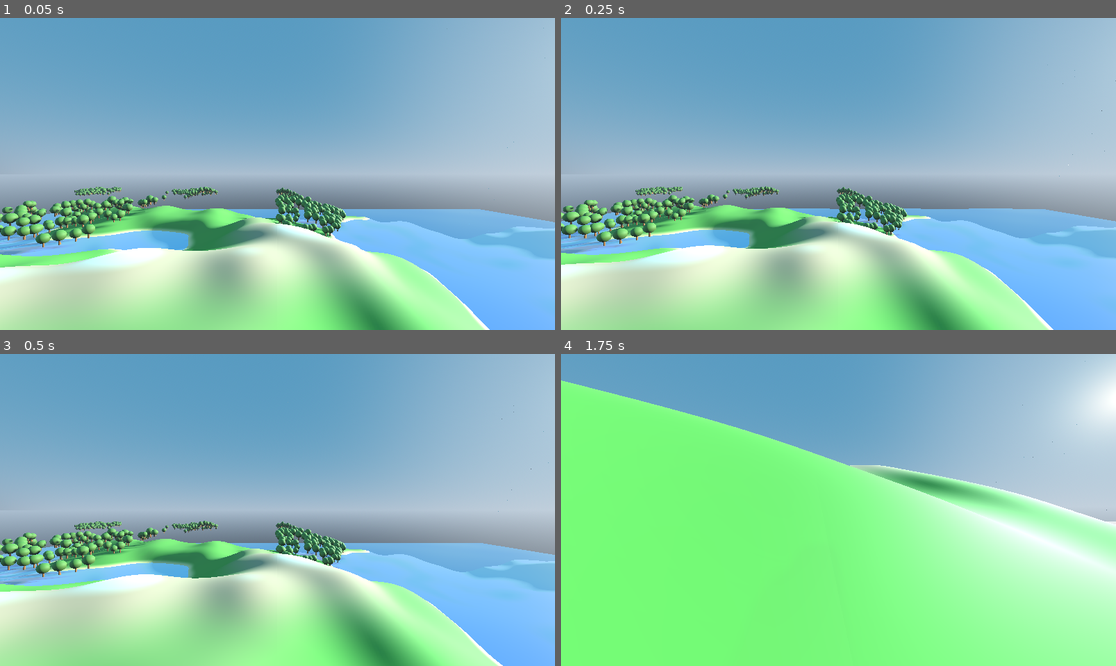
Above: before the commit, frames 1-4 (two rows, left to right).
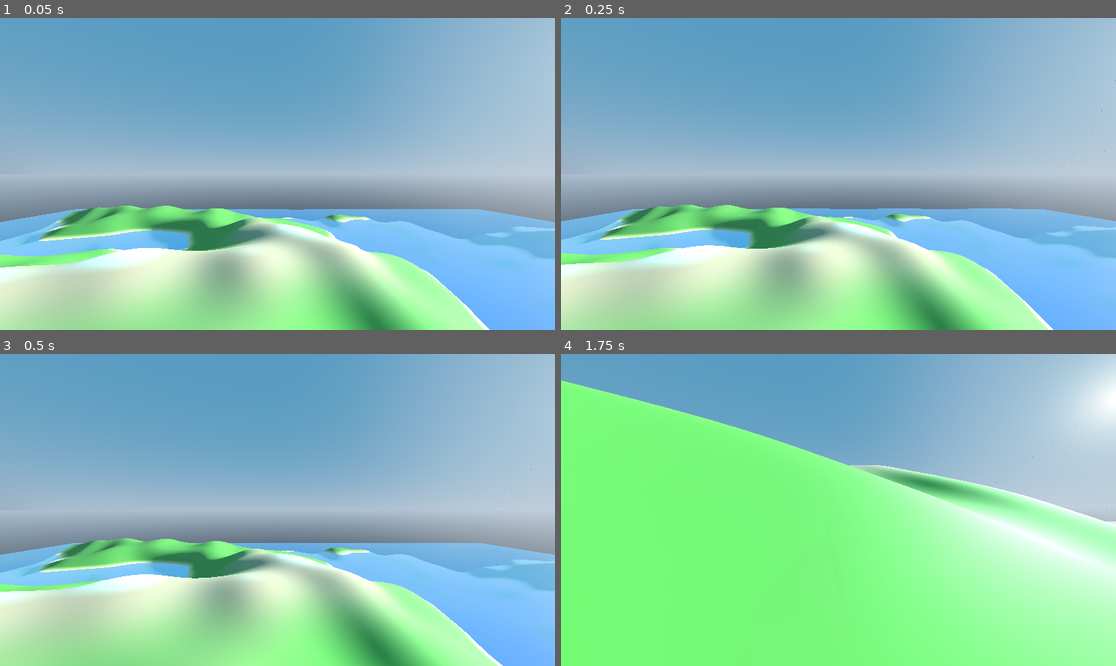
Above: after the commit, the same moments.

Repository: nialljmiller/WonkyLands
Game: Godot game, scene res://terrain_generator.tscn
The game is run twice, just before and just after one commit, with the same random seed, the same clock (stepped at 60 frames per second) and the same inputs.
Inputs (mouse positions are in pixels of both pictures, inside the frame that each line leads up to):
- Up to frame 1 (0.05 s): no input
- Up to frame 2 (0.25 s): no input
- Up to frame 3 (0.5 s): no input
- Up to frame 4 (1.75 s): tap Enter (ui_accept) at 0.5, 0.77, 1.52 s; move the mouse to (866, 510) at 0.52 s; hold Up (ui_up) from 0.53 s (still down); move the mouse to (810, 510) at 1.27 s

The runs differ from the first frame. In frame 1, 3.8% of the frame differs, in the area x 0-63%, y 54-77%; in frame 2, 3.8%; in frame 3, 3.6%; in frame 4, nothing differs.

Commit message:
auto update

Diff:
--- a/TerrainGenerator.gd
+++ b/TerrainGenerator.gd
@@ -30,30 +30,6 @@
 var loaded_chunks = {}  # Dictionary to store active chunks
 var current_chunk = Vector2.ZERO  # Current chunk the player is in
 var tree_system = null
-
-# In the _ready() function, add initialization of the tree system
-func initialize_tree_system():
-	if enable_trees:
-		# Create tree system node
-		tree_system = load("res://TreeSystem.gd").new()
-		tree_system.name = "TreeSystem"
-		tree_system.tree_density = tree_density
-		tree_system.terrain_generator = self  # Pass reference to self
-
-		# Add to scene
-		add_child(tree_system)
-
-# Initialize astronomical system
-func initialize_astronomical_system():
-	if enable_astronomical_system:
-		# Create astronomical system node
-		astronomical_system = load("res://AstronomicalSystem.gd").new()
-		astronomical_system.name = "AstronomicalSystem"
-		astronomical_system.day_length = day_length
-		astronomical_system.start_time = start_time
-
-		# Add to scene
-		add_child(astronomical_system)
 
 # Biome types
 enum BiomeType {
@@ -64,7 +40,6 @@
 	VOLCANIC_WASTELAND
 }
 
-# Update the _ready() function to call initialize_astronomical_system()
 func _ready():
 	# Setup noise generator
 	noise.seed = randi()
@@ -76,7 +51,7 @@
 	biome_noise.fractal_octaves = 3
 	biome_noise.frequency = 0.01
 
-	# Initialize astronomical system (replacing add_celestial_elements and add_sky_environment)
+	# Initialize astronomical system first
 	if enable_astronomical_system:
 		initialize_astronomical_system()
 	else:
@@ -84,24 +59,29 @@
 		add_sky_environment()
 		add_celestial_elements()
 
-	# Initialize water system
+	# Initialize water system (before terrain)
 	if enable_water:
 		initialize_water_system()
 
-	# Initialize tree system
-	if enable_trees:
-		initialize_tree_system()
-
 	# Add player to scene
-
-	# Generate initial chunks
+	add_player_to_scene()
+
+	# Generate initial terrain chunks BEFORE tree system
 	var initial_position = Vector3.ZERO
 	if has_node("Player"):
 		initial_position = $Player.global_position
 	update_terrain_chunks(initial_position)
-	add_player_to_scene()
-
-# In the _process function, add updating of tree chunks
+
+	# Initialize tree system AFTER terrain is generated
+	if enable_trees:
+		# Create a timer to delay tree system initialization
+		var timer = Timer.new()
+		timer.one_shot = true
+		timer.wait_time = 0.5  # Short delay to ensure terrain loads first
+		timer.autostart = true
+		add_child(timer)
+		timer.timeout.connect(func(): initialize_tree_system())
+
 func _process(delta):
 	# Check if player exists
 	var player = get_node_or_null("Player")
@@ -116,22 +96,51 @@
 		# If player moved to a new chunk, update visible chunks
 		if player_chunk != current_chunk:
 			current_chunk = player_chunk
+
+			# Update terrain chunks FIRST
 			update_terrain_chunks(player_pos)
 
-			# Update water chunks if water system is enabled
+			# Update water chunks AFTER terrain
 			if enable_water and water_system:
 				water_system.update_water_chunks(player_pos, view_distance, chunk_size)
 
-			# Update tree chunks if tree system is enabled
+			# Update tree chunks LAST, after terrain is updated
 			if enable_trees and tree_system:
 				tree_system.update_tree_chunks(player_pos, view_distance, chunk_size)
 
+# Initialize tree system
+func initialize_tree_system():
+	if enable_trees:
+		# Create tree system node
+		tree_system = load("res://TreeSystem.gd").new()
+		tree_system.name = "TreeSystem"
+		tree_system.tree_density = tree_density
+		tree_system.terrain_generator = self  # Pass reference to self
+
+		# Add to scene
+		add_child(tree_system)
+
+		# Update tree chunks only after system is initialized and terrain exists
+		var player_pos = Vector3.ZERO
+		if has_node("Player"):
+			player_pos = $Player.global_position
+		tree_system.update_tree_chunks(player_pos, view_distance, chunk_size)
+
+# Initialize astronomical system
+func initialize_astronomical_system():
+	if enable_astronomical_system:
+		# Create astronomical system node
+		astronomical_system = load("res://AstronomicalSystem.gd").new()
+		astronomical_system.name = "AstronomicalSystem"
+		astronomical_system.day_length = day_length
+		astronomical_system.start_time = start_time
+
+		# Add to scene
+		add_child(astronomical_system)
 
 func initialize_water_system():
 	# Create water system node
 	water_system = load("res://WaterSystem.gd").new()
-	# Try using a direct instance instead of loading
-	# water_system = preload("res://WaterSystem.gd").new()
 	water_system.name = "WaterSystem"
 	water_system.water_level = water_level
 	water_system.water_chunk_size = chunk_size
@@ -145,19 +154,6 @@
 		player_pos = $Player.global_position
 	water_system.update_water_chunks(player_pos, view_distance, chunk_size)
 
-
-# Creates some demo water features
-func create_demo_water_features():
-	# Example: Create a river from high elevation to low
-	var start_pos = Vector3(0, 15, 0)
-	var end_pos = Vector3(100, water_level, 100)
-	water_system.create_river(start_pos, end_pos, 10.0)
-
-	# Create a waterfall where the river drops off
-	var waterfall_pos = Vector3(50, 10, 50)
-	var waterfall_height = 15.0
-	water_system.create_waterfall(waterfall_pos, waterfall_height, 8.0)
-
 # Updates which terrain chunks are visible based on player position
 func update_terrain_chunks(player_pos: Vector3):
 	var center_chunk_x = floor(player_pos.x / chunk_size)
@@ -205,8 +201,8 @@
 
 	# Determine dominant biome for this chunk
 	var chunk_center = Vector2(
-		world_pos_x + chunk_size/2.0,
-		world_pos_z + chunk_size/2.0
+		world_pos_x + chunk_size/2,
+		world_pos_z + chunk_size/2
 	)
 	var dominant_biome = determine_biome(chunk_center)
 
@@ -258,7 +254,7 @@
 	# Add mesh to chunk
 	chunk_node.add_child(mesh_instance)
 
-	# Add collision
+	# Add collision BEFORE placing trees
 	add_chunk_collision(chunk_node, mesh)
 
 	# Apply biome-based texturing
@@ -267,9 +263,7 @@
 	# Store chunk in dictionary
 	loaded_chunks[chunk_pos] = chunk_node
 
-	if enable_trees and tree_system:
-		var chunk_biome = determine_biome(chunk_center)
-		tree_system.place_trees_in_chunk(chunk_node, chunk_pos, chunk_biome)
+	# DO NOT place trees here anymore - we'll do that after all terrain chunks are loaded
 
 # Removes a chunk that's outside the view distance
 func remove_terrain_chunk(chunk_pos: Vector2):
@@ -382,9 +376,6 @@
 				adjusted_height -= 10
 
 	return adjusted_height
-
-
-
 
 # Apply biome-based texturing to a mesh instance
 func apply_biome_texturing(mesh_instance: MeshInstance3D, biome_type: int):
@@ -633,55 +624,3 @@
 		camera = Camera3D.new()
 		camera.position = Vector3(0, 0.7, 0)
 		player.add_child(camera)
-
-
-		# Add to TerrainGenerator.gd
-func get_biome_blend_factors(world_position: Vector2) -> Dictionary:
-	# Get noise values
-	var biome_value = biome_noise.get_noise_2d(world_position.x * biome_scale, world_position.y * biome_scale)
-	var temp_noise = (world_position.y * 0.001) + biome_noise.get_noise_2d(world_position.x * biome_scale * 0.5, world_position.y * biome_scale * 0.5) * 0.5
-	var elevation_noise = noise.get_noise_2d(world_position.x * biome_scale * 2, world_position.y * biome_scale * 2)
-	var moisture_noise = biome_noise.get_noise_2d(world_position.x * biome_scale * 1.5, world_position.y * biome_scale * 1.5)
-
-	# Initialize blend factors for each biome
-	var blend_factors = {
-		BiomeType.TEMPERATE_FOREST: 0.0,
-		BiomeType.DESERT: 0.0,
-		BiomeType.SNOWY_MOUNTAINS: 0.0,
-		BiomeType.TROPICAL_JUNGLE: 0.0,
-		BiomeType.VOLCANIC_WASTELAND: 0.0
-	}
-
-	# Calculate blend factors based on noise values with smooth transitions
-	# Volcanic areas
-	var volcanic_factor = smoothstep(0.6, 0.8, biome_value) * smoothstep(0.3, 0.5, elevation_noise)
-	blend_factors[BiomeType.VOLCANIC_WASTELAND] = volcanic_factor
-
-	# Snow mountains
-	var snow_factor = smoothstep(-0.4, -0.2, temp_noise) * smoothstep(0.1, 0.3, elevation_noise)
-	blend_factors[BiomeType.SNOWY_MOUNTAINS] = snow_factor * (1.0 - volcanic_factor)
-
-	# Desert
-	var desert_factor = smoothstep(0.2, 0.4, temp_noise) * smoothstep(-0.3, -0.1, moisture_noise)
-	blend_factors[BiomeType.DESERT] = desert_factor * (1.0 - volcanic_factor) * (1.0 - snow_factor)
-
-	# Tropical jungle
-	var jungle_factor = smoothstep(0.1, 0.3, temp_noise) * smoothstep(0.1, 0.3, moisture_noise)
-	blend_factors[BiomeType.TROPICAL_JUNGLE] = jungle_factor * (1.0 - volcanic_factor) * (1.0 - snow_factor) * (1.0 - desert_factor)
-
-	# Temperate forest (default biome)
-	blend_factors[BiomeType.TEMPERATE_FOREST] = max(0.0, 1.0 - volcanic_factor - snow_factor - desert_factor - jungle_factor)
-
-	# Normalize factors to ensure they sum to 1.0
-	var total = 0.0
-	for biome in blend_factors:
-		total += blend_factors[biome]
-
-	if total > 0:
-		for biome in blend_factors:
-			blend_factors[biome] /= total
-	else:
-		# Fallback to temperate forest if all factors are zero
-		blend_factors[BiomeType.TEMPERATE_FOREST] = 1.0
-
-	return blend_factors
